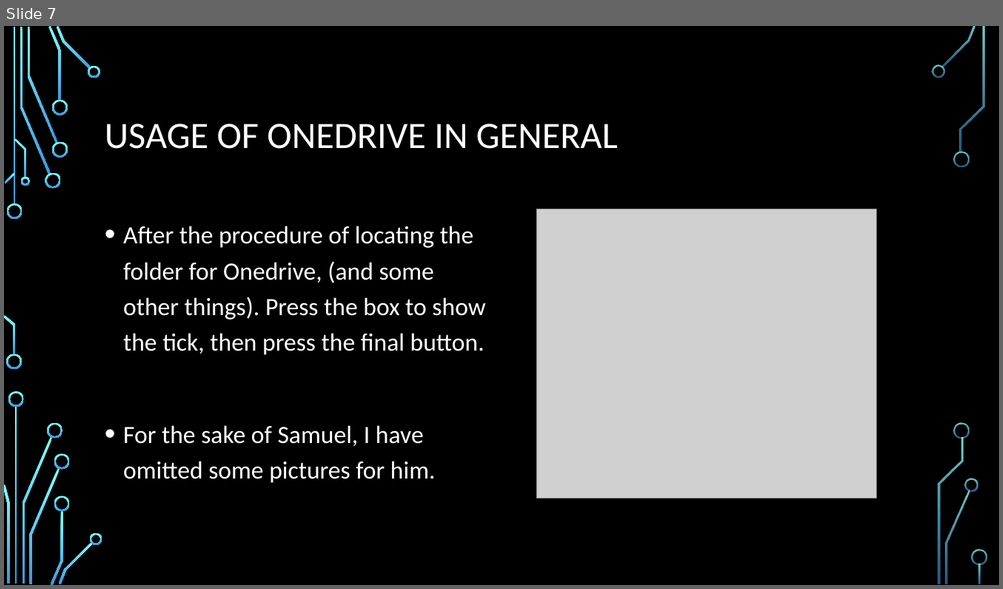
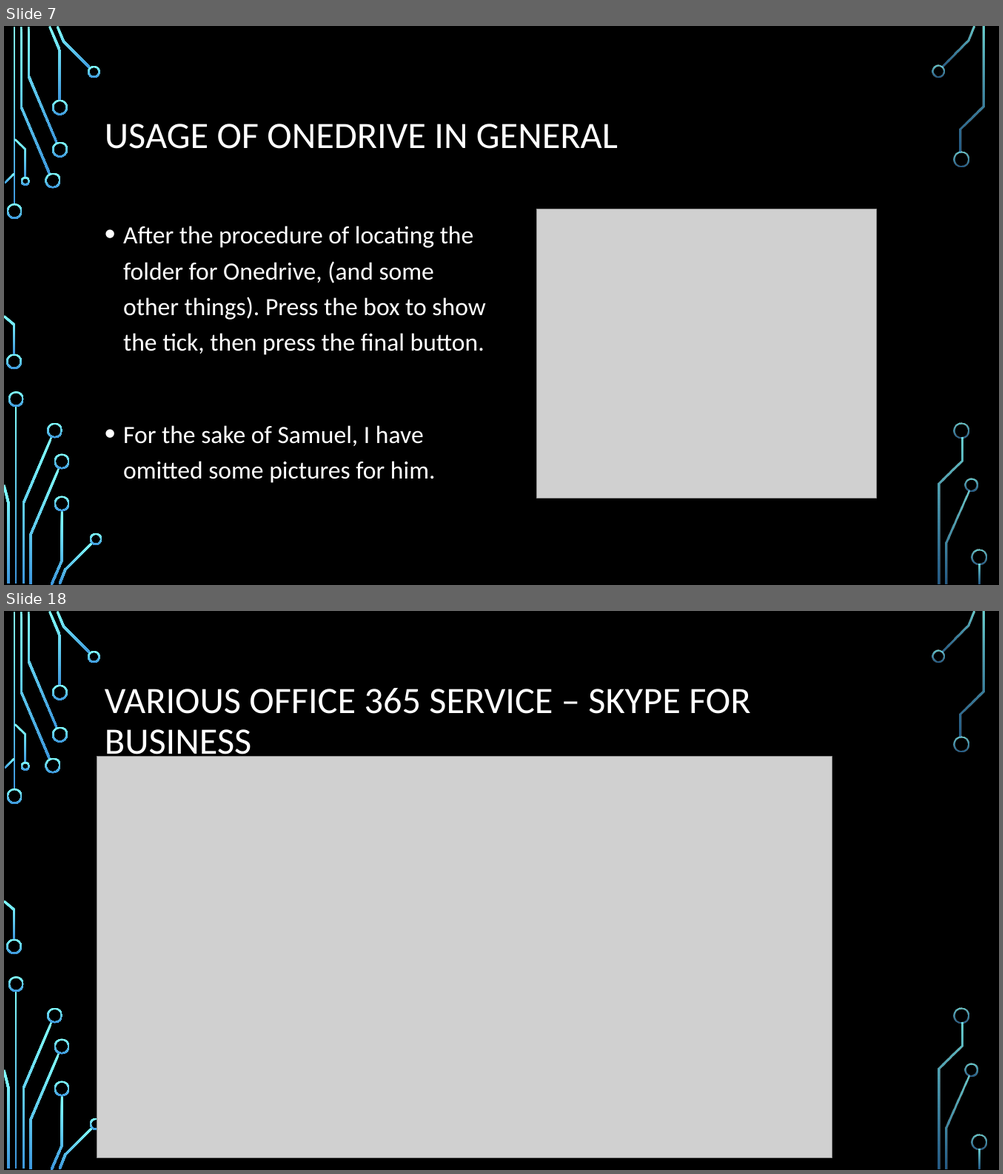
Before and after one commit to HIS-Computer-Club/MSOffice, a slide deck: MSOffice.pptx. Shown one above the other, each under a label of ours: slide 7 before the commit, slides 7 and 18 after it; the slides between them are not shown. The pictures are 1003x589 and 1003x1174 pixels, drawn with LibreOffice and Linux fonts; fonts in the diff are those of the drawing; grey boxes stand for pictures; background and template pictures are left out. Boxes give left, top, right and bottom in pixels: in the first picture for what was removed or moved away, otherwise in the second. Text is boxed around its words. In the diff, an @@ line names an element or a change of style, - is before the commit and + after.

Commit message:
Added new various apps about MSOffice.

```diff
--- a/MSOffice.pptx
+++ b/MSOffice.pptx
@@ slide 18 added at bbox=[4, 611, 999, 1170], background picture (left out); not listed: 36 template elements that a slide beside it also shows @@
@@ title added at bbox=[105, 688, 750, 762], 36 pt, text #FFFFFF @@
+VARIOUS OFFICE 365 SERVICE – SKYPE FOR BUSINESS
@@ picture added at bbox=[97, 757, 831, 1158] @@
```
Also in this commit, not shown: 1 slide changed, 8 other slides added.
